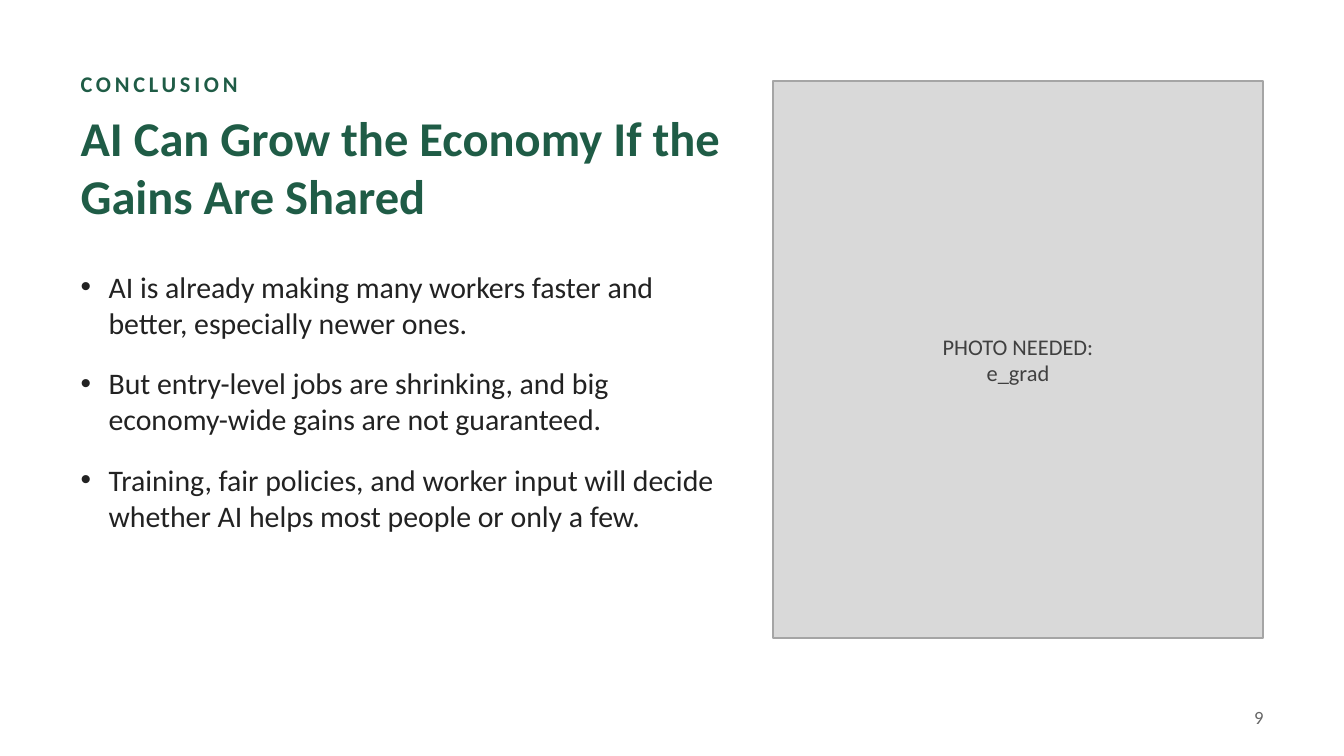
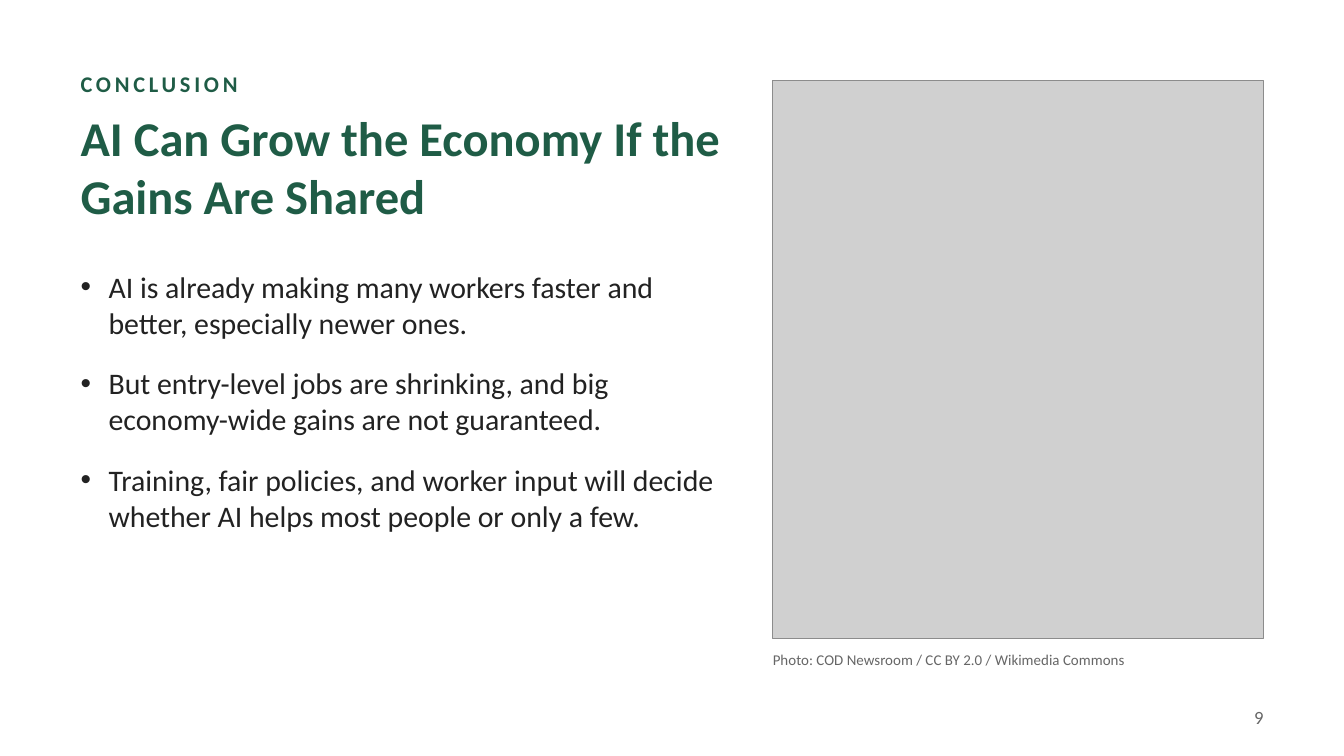
Before and after one commit to Hvdxx/academic-pptx-skill, a slide deck: slide 9 of presentations/AI_and_the_Economy.pptx. Drawn at 1344x756 pixels with LibreOffice and Linux fonts; fonts in the diff are those of the drawing; grey boxes stand for pictures. Boxes give left, top, right and bottom in pixels: in the first picture for what was removed or moved away, otherwise in the second. Text is boxed around its words. In the diff, an @@ line names an element or a change of style, - is before the commit and + after.

```diff
--- a/presentations/AI_and_the_Economy.pptx
+++ b/presentations/AI_and_the_Economy.pptx
@@ rectangle removed at (773,81,1263,638) @@
@@ picture added at (773,81,1263,638) @@
@@ text at (773,654,1124,665): text changed; size 12 to 8 pt; text colour #404040 to #666666 @@
-PHOTO NEEDED:
-e_grad
+Photo: COD Newsroom / CC BY 2.0 / Wikimedia Commons
```
Also in this commit, not shown: 4 other slides changed, 1 other file.
